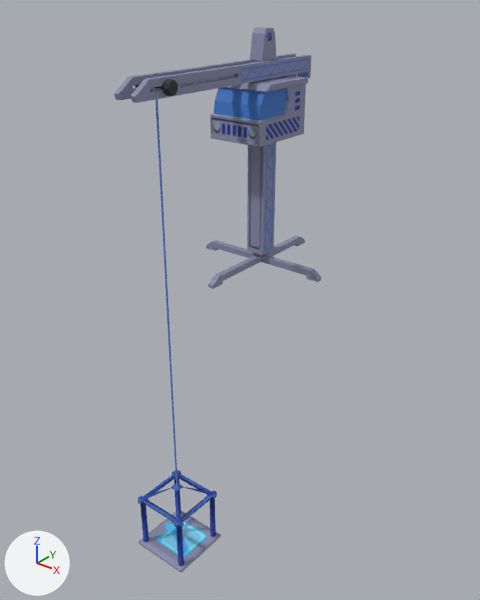
The FBX model resources/models/uncompiled/CraneElevatorFreeze.fbx as it was, and as the next commit left it.
Rendered twice from a 50 mm lens placed at (18.3, -24.5, 12.8), pointed at (-0.6, -0.9, -1.9). Every picture has the same lights, and +X, +Y and +Z are marked at lower left. Where no turn or scale is listed for an object, it has been applied to the vertices.

In view in the first picture: 'CraneElevatorBody_Mesh', 'CraneElevatorKnob_Mesh', 'CraneElevatorLift_Mesh', 'CraneElevatorWire_Mesh'.
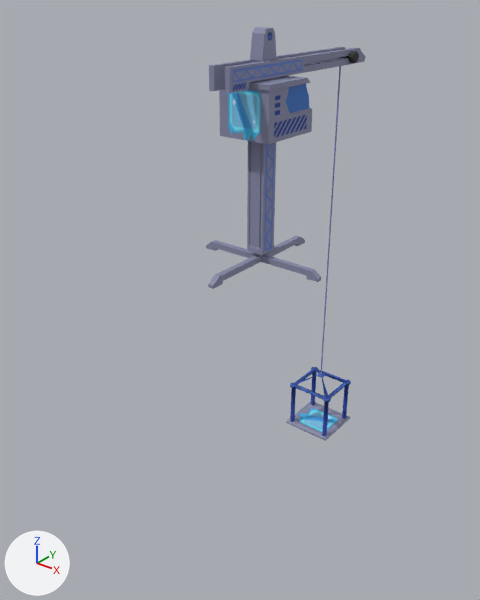
Where the newer file only moved an object's origin or applied its transform, the numbers keep the older frame.

Changed parts and their boxes (x1, y1, x2, y2) in the pictures (480 x 600 px):
'CraneElevatorBody_Mesh', mesh mirrored
    before: (114, 27, 321, 289)
    after: (206, 27, 366, 289)
'CraneElevatorLift_Mesh', mesh mirrored
    before: (138, 470, 221, 572)
    after: (286, 367, 351, 441)
'CraneElevatorWire_Mesh', mesh moved
    before: (155, 88, 178, 485)
    after: (321, 58, 342, 373)
'CraneElevatorKnob_Mesh', mesh mirrored
    before: (135, 79, 178, 96)
    after: (338, 51, 359, 63)

What the commit changed:
me_cube_138 has 296 vertices, 307 faces and spans x -1.51..1.49, y -8.05..-5.05, z -13.22..-9.61.
me_cube_138 is used by ob_craneelevatorlift_mesh; location (0.0, 0.0, 0.0).
me_cube_138 part 3: the whole mesh is mirrored in y about the mesh origin.
me_cube_137 has 302 vertices, 304 faces and spans x -3.45..3.45, y -8.11..3.74, z 0.0..10.83.
me_cube_137 is used by ob_craneelevatorbody_mesh; location (0.0, 0.0, 0.0).
me_cube_137 part 4: the whole mesh is mirrored in y about the mesh origin.
me_cylinder has 82 vertices, 90 faces and spans x -0.89..0.88, y -6.84..-6.26, z 8.91..9.46.
me_cylinder is used by ob_craneelevatorknob_mesh; location (0.0, 0.0, 0.0).
me_cylinder part 1: the whole mesh is mirrored in y about the mesh origin.
me_cube_059 has 8 vertices, 5 faces and spans x 0.0, y -6.6..-6.5, z -9.6..9.2.
me_cube_059 is used by ob_craneelevatorwire_mesh; location (0.0, 0.0, 0.0).
me_cube_059 part 2: the whole mesh is moved by (0.0, 13.1, 0.0).
